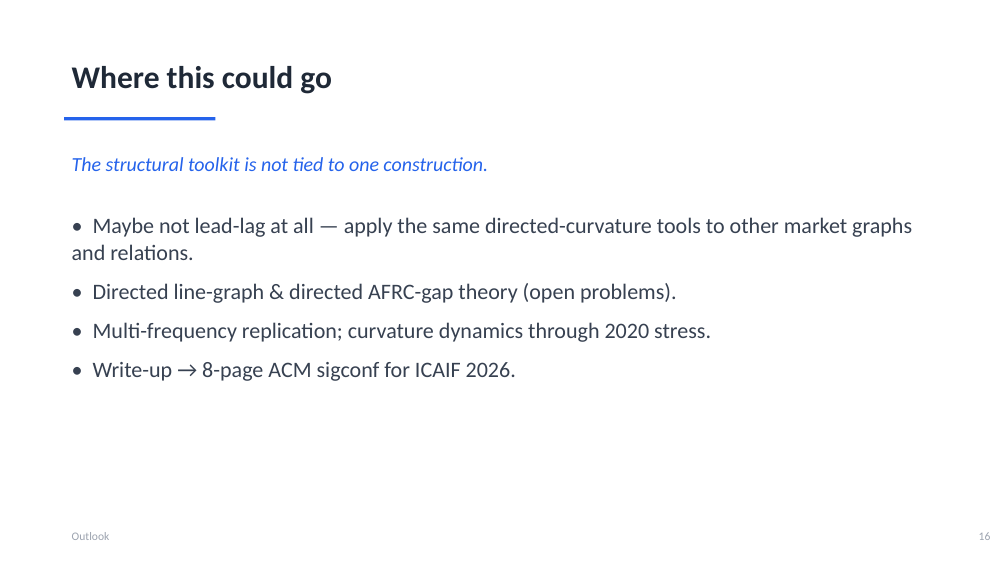
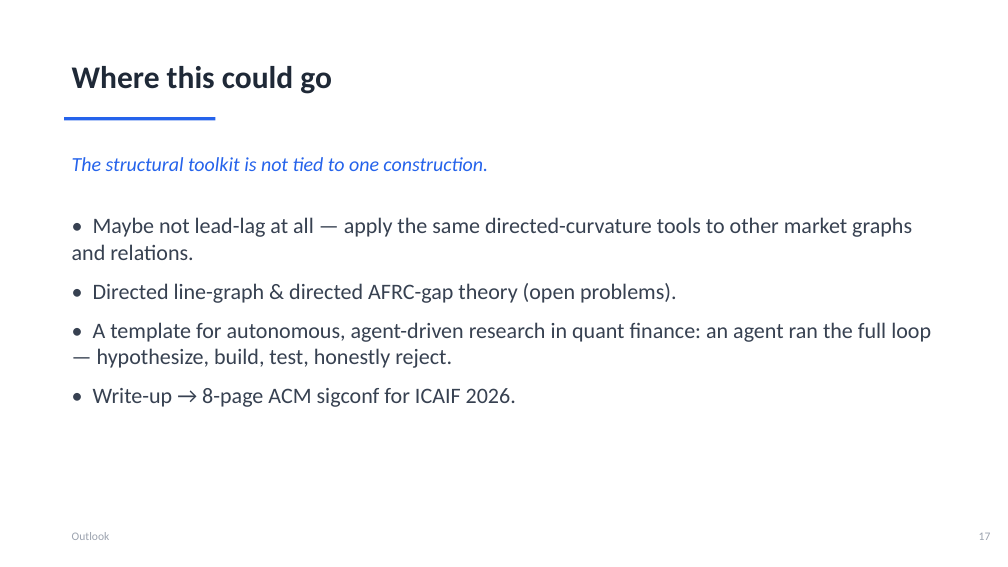
Before and after one commit to ivan-sit/Curvature-Lead-Lag-Model, a slide deck: slide 18 of slides/Ricci_Curvature_LeadLag.pptx (slide 17 before the commit). Drawn at 1008x567 pixels with LibreOffice and Linux fonts; fonts in the diff are those of the drawing. Boxes give left, top, right and bottom in pixels: in the first picture for what was removed or moved away, otherwise in the second. Text is boxed around its words. In the diff, an @@ line names an element or a change of style, - is before the commit and + after.

```diff
--- a/slides/Ricci_Curvature_LeadLag.pptx
+++ b/slides/Ricci_Curvature_LeadLag.pptx
@@ text at box(93, 322, 931, 368): text changed @@
-• Multi-frequency replication; curvature dynamics through 2020 stress.
+• A template for autonomous, agent-driven research in quant finance: an agent ran the full loop — hypothesize, build, test, honestly reject.
@@ text at box(979, 532, 991, 540): text changed @@
-16
+17
```
Also in this commit, not shown: 2 other slides changed, 3 slides added, 2 slides removed, 1 other file.
